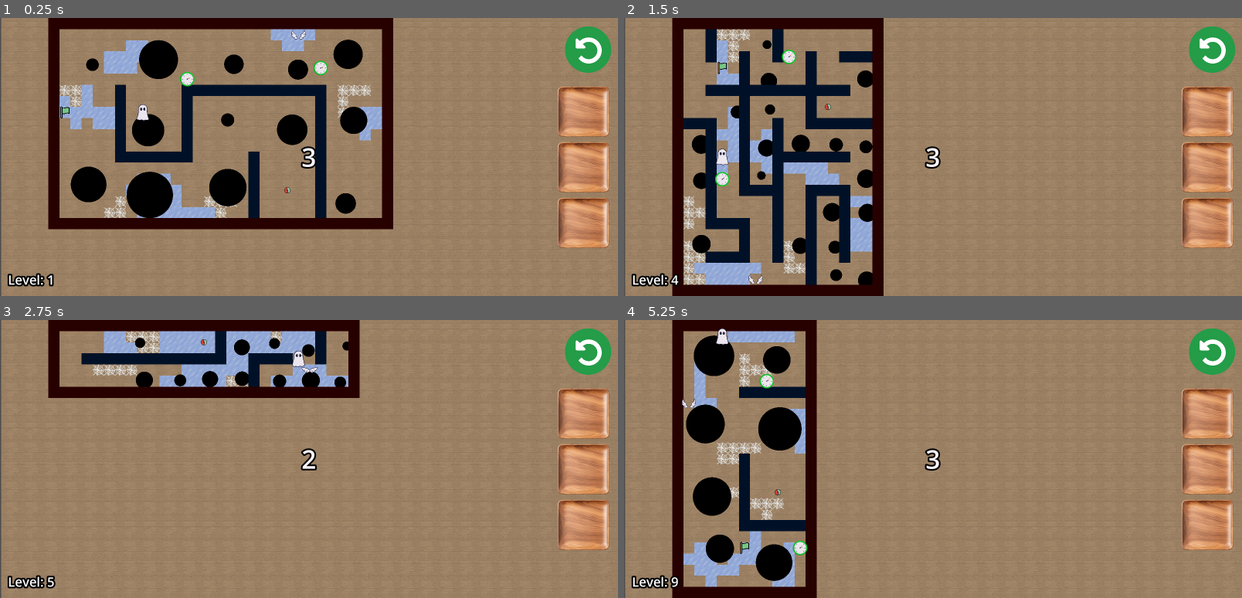
Above: before the commit, frames 1-4 (two rows, left to right).
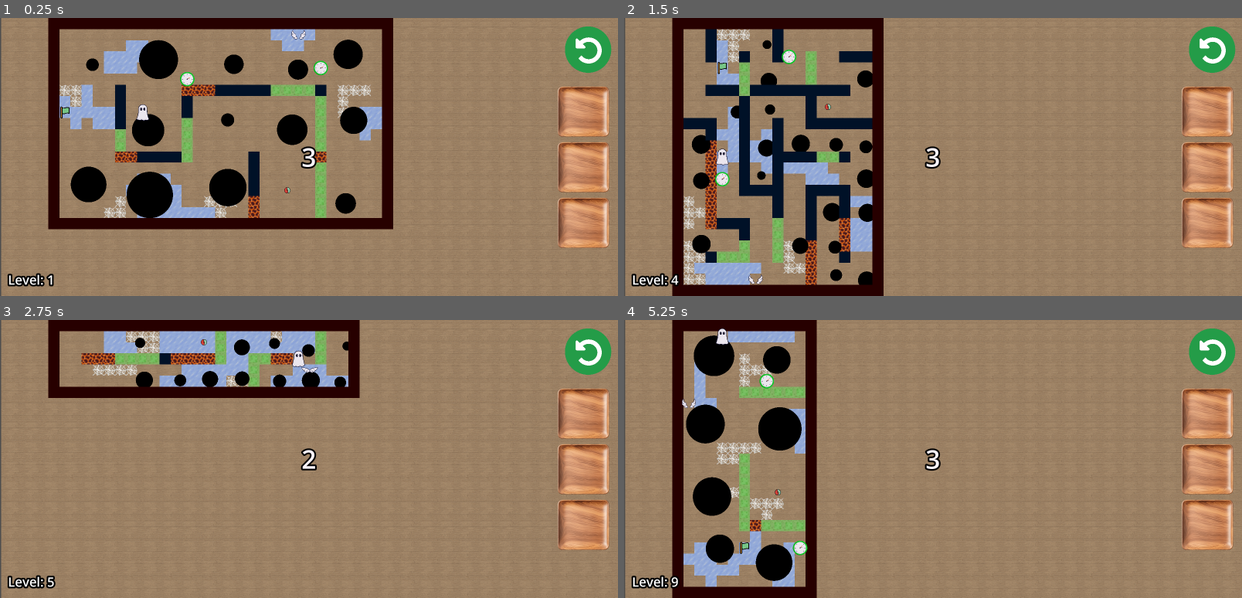
Above: after the commit, the same moments.

Repository: Herovero/GyroMaze
Game: Godot game, scene res://Scenes/main.tscn
Two runs of this game, one before a commit and one after it. Both use one fixed random seed, a clock stepped at 60 frames per second and the inputs below.
Inputs:
- Up to frame 1 (0.25 s): no input
- Up to frame 2 (1.5 s): tap Enter (ui_accept) at 0.5, 0.77, 1.25 s; hold Right (ui_right) 0.53-1.28 s; hold Down (ui_down) from 1.28 s (still down)
- Up to frame 3 (2.75 s): tap Enter (ui_accept) at 1.52 s; release Down (ui_down) at 2.03 s; hold Right (ui_right) from 2.03 s (still down)
- Up to frame 4 (5.25 s): release Right (ui_right) at 2.78 s; hold Up (ui_up) 2.78-3.53 s; tap Enter (ui_accept) at 3.02, 3.77, 4.52, 5 s; hold Left (ui_left) 3.53-5.03 s; hold Down (ui_down) from 5.03 s (still down)

The runs differ from the first frame. In frame 1, 2.1% of the frame differs, in the area x 18-53%, y 23-72%; in frame 2, 2.3%, in the area x 13-37%, y 11-97%; in frame 3, 1.7%; in frame 4, 1.3%.

Commit message:
hazard wall tiles added and spawn in groups too

Diff:
--- a/Scenes/main.tscn
+++ b/Scenes/main.tscn
@@ -20,13 +20,18 @@
 [sub_resource type="TileSetAtlasSource" id="TileSetAtlasSource_h1bgf"]
 texture = ExtResource("2_h1bgf")
 0:0/0 = 0
+0:0/0/z_index = 2
+0:0/0/physics_layer_0/polygon_0/points = PackedVector2Array(-8, -8, 8, -8, 8, 8, 8, 8, -8, 8)
 1:0/0 = 0
+1:0/0/z_index = 2
+1:0/0/physics_layer_0/polygon_0/points = PackedVector2Array(-8, -8, 8, -8, 8, 8, -8, 8, -8, -8)
 0:1/0 = 0
 0:1/0/z_index = 2
 1:1/0 = 0
 1:1/0/z_index = 2
 
 [sub_resource type="TileSet" id="TileSet_b3802"]
+physics_layer_0/collision_layer = 1
 sources/0 = SubResource("TileSetAtlasSource_h1bgf")
 
 [node name="Node2D" type="Node2D"]
--- a/Scripts/mazegen3.gd
+++ b/Scripts/mazegen3.gd
@@ -18,6 +18,9 @@
 var tile_border = Vector2i(1, 0) # Border (Dark Brown)
 var tile_s = Vector2i(1, 1) # Solved Path (Optional)
 
+var hazard_bouncy = Vector2i(0, 0)
+var hazard_fiery = Vector2i(1, 0)
+
 # --- INTERNAL VARIABLES ---
 var maze_pos = Vector2i(0, 0)
 var dir_history = []
@@ -98,9 +101,10 @@
 
 	generate_maze()
 	move_player_to_start()
-	spawn_hazard_tiles()
 	spawn_finish()
 	spawn_holes()
+	spawn_hazard_tiles()
+	spawn_hazard_walls()
 	spawn_powerups()
 	spawn_timers()
 
@@ -216,29 +220,6 @@
 		if player.has_method("set_start_position"):
 			player.set_start_position(start_pixel_pos)
 
-"""func spawn_hazard_tiles() -> void:
-	var rand_x = randi() % map_width
-	var rand_y = randi() % map_height
-	for x in range(map_width):
-		for y in range(map_height):
-			if Maze.get_cell_atlas_coords(Vector2(x, y)) == tile_path:
-				var chance = randi() % 19
-				if chance < 1:
-					hazard_tiles.set_cell(Vector2(x, y), 0, tile_path)
-				elif chance > 17:
-					hazard_tiles.set_cell(Vector2(x, y), 0, tile_s)
-				else:
-					hazard_tiles.set_cell(Vector2(x, y), 0, tile_wall)
-					#hazard_tiles.set_cell(Vector2(x, y), 0, tile_path)
-			if Maze.get_cell_atlas_coords(Vector2(x, y)) == tile_path:
-				var chance = randi() % 19
-				if chance < 1:
-					hazard_tiles.set_cell(Vector2(x, y), 0, tile_path)
-				elif chance > 17:
-					hazard_tiles.set_cell(Vector2(x, y), 0, tile_s)
-				else:
-					hazard_tiles.set_cell(Vector2(x, y), 0, tile_wall)"""
-
 func spawn_hazard_tiles() -> void:
 	hazard_tiles.clear()
 
@@ -301,6 +282,64 @@
 					# Paint it!
 					hazard_tiles.set_cell(next_pos, 0, type)
 					current_patch.append(next_pos)
+
+		spawned += 1
+
+func spawn_hazard_walls() -> void:
+	# 1. Spawn Bouncy Wall Patches
+	spawn_wall_swaps(hazard_bouncy, 5, 2, 5)
+
+	# 2. Spawn Fiery Wall Patches
+	spawn_wall_swaps(hazard_fiery, 4, 2, 4)
+
+func spawn_wall_swaps(type: Vector2i, count: int, min_size: int, max_size: int):
+	var spawned = 0
+	var attempts = 0
+
+	while spawned < count and attempts < 2000:
+		attempts += 1
+
+		# 1. Pick random spot
+		var rand_x = randi() % map_width
+		var rand_y = randi() % map_height
+		var start_pos = Vector2i(rand_x, rand_y)
+
+		# 2. VALIDATION: Must be a Normal Wall in the MAIN MAZE
+		if Maze.get_cell_atlas_coords(start_pos) != tile_wall:
+			continue
+
+		# 3. SAFETY: Don't destroy borders!
+		if start_pos.x == 0 or start_pos.x == map_width - 1 or start_pos.y == 0 or start_pos.y == map_height - 1:
+			continue
+
+		# --- SWAP THE TILES ---
+		var current_patch = [start_pos]
+
+		# A. Remove from Maze
+		Maze.set_cell(start_pos, -1)
+		# B. Add to Hazard Layer
+		hazard_tiles.set_cell(start_pos, 0, type)
+
+		var growth_attempts = 0
+		var patch_size = randi_range(min_size, max_size)
+
+		while current_patch.size() < patch_size and growth_attempts < 50:
+			growth_attempts += 1
+			var grow_from = current_patch.pick_random()
+			var neighbors = [Vector2i.UP, Vector2i.DOWN, Vector2i.LEFT, Vector2i.RIGHT]
+			var dir = neighbors.pick_random()
+			var next_pos = grow_from + dir
+
+			# Check neighbor in MAZE layer
+			if Maze.get_cell_atlas_coords(next_pos) == tile_wall:
+				# Safety: borders
+				if next_pos.x == 0 or next_pos.x == map_width - 1 or next_pos.y == 0 or next_pos.y == map_height - 1:
+					continue
+
+				# Swap
+				Maze.set_cell(next_pos, -1)
+				hazard_tiles.set_cell(next_pos, 0, type)
+				current_patch.append(next_pos)
 
 		spawned += 1
 
